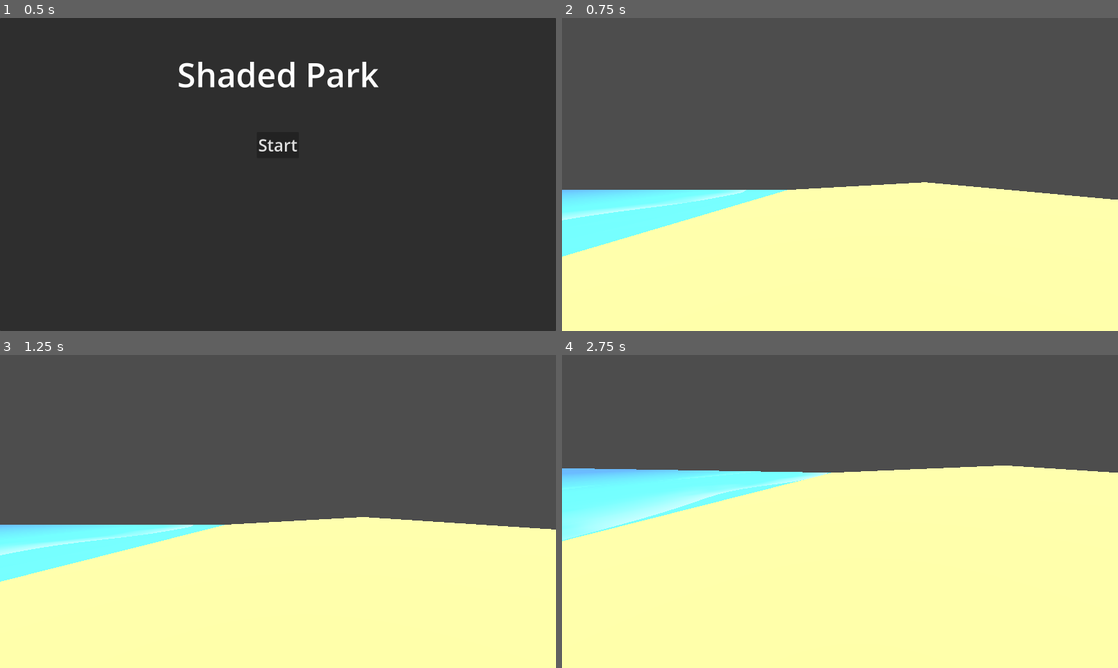
Above: before the commit, frames 1-4 (two rows, left to right).
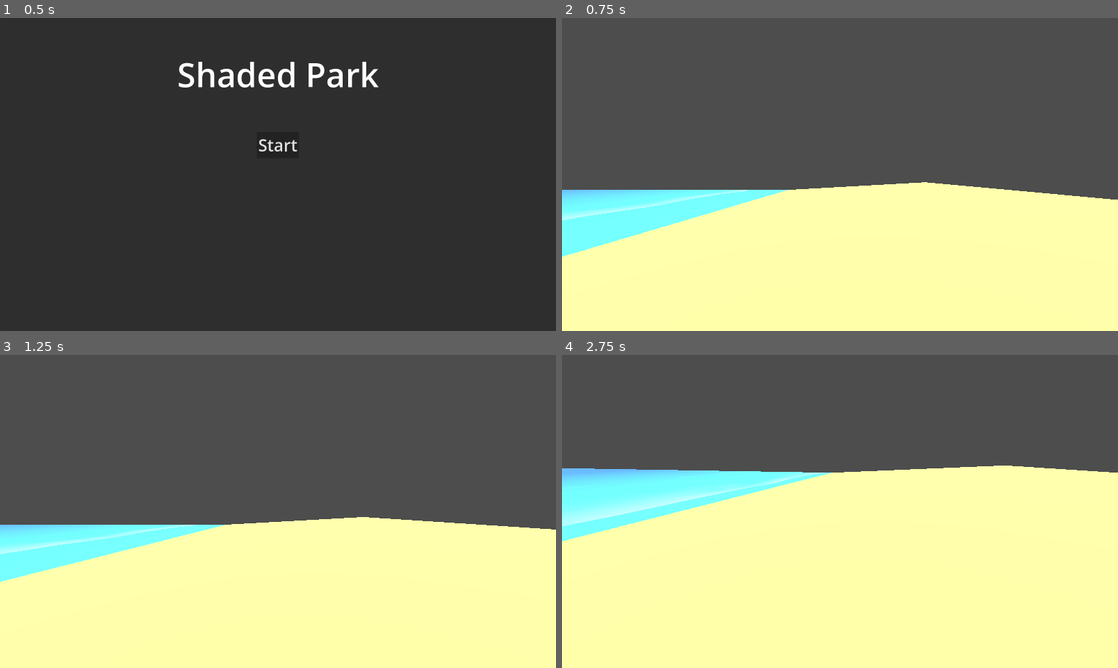
Above: after the commit, the same moments.

Repository: Spooked2/Shaded-Park
Game: Godot game, scene res://main_menu.tscn
Two runs of this game, one before a commit and one after it. Both use one fixed random seed, a clock stepped at 60 frames per second and the inputs below.
Inputs (mouse positions are in pixels of both pictures, inside the frame that each line leads up to):
- Up to frame 1 (0.5 s): no input
- Up to frame 2 (0.75 s): click "Start" at 0.5 s
- Up to frame 3 (1.25 s): no input
- Up to frame 4 (2.75 s): move the mouse to (867, 511) at 1.27 s; hold W (move_forward) from 1.28 s (still down); move the mouse to (812, 511) at 2.02 s

Frame 1 is identical in both runs. In frame 2, 0.2% of the frame differs, in the area x 4-34%, y 54-64%; in frame 3, 0.2%; in frame 4, 1.2%, in the area x 0-48%, y 37-60%.

Commit message:
CHANGE adjusted how wavy the waves are

Diff:
--- a/assets/shaders/beach/ocean.gdshader
+++ b/assets/shaders/beach/ocean.gdshader
@@ -23,9 +23,9 @@
 	vec2 wave_uv = (UV - vec2(wave_start_position, 0.0)) * 5.0;
 
 	// Make the waves wavy
-	float wave1 = wave(1.2, wave_uv.y, 1.1, 0.55);
-	float wave2 = wave(0.95, wave_uv.y, 0.9, 0.5);
-	float wave3 = wave(1.05, wave_uv.y, 1.2, 0.65);
+	float wave1 = wave(0.45, wave_uv.y, 0.25, 0.55);
+	float wave2 = wave(0.95, wave_uv.y, 0.6, 0.5);
+	float wave3 = wave(0.55, wave_uv.y, 0.4, 0.65);
 	float wave_sum = 0.075 * cos(wave1 + wave2 + wave3);
 
 	float waves = smoothstep(0.5, 2.5, fract((wave_uv.x * 1.1) + wave_sum - fract(TIME * wave_speed)));
